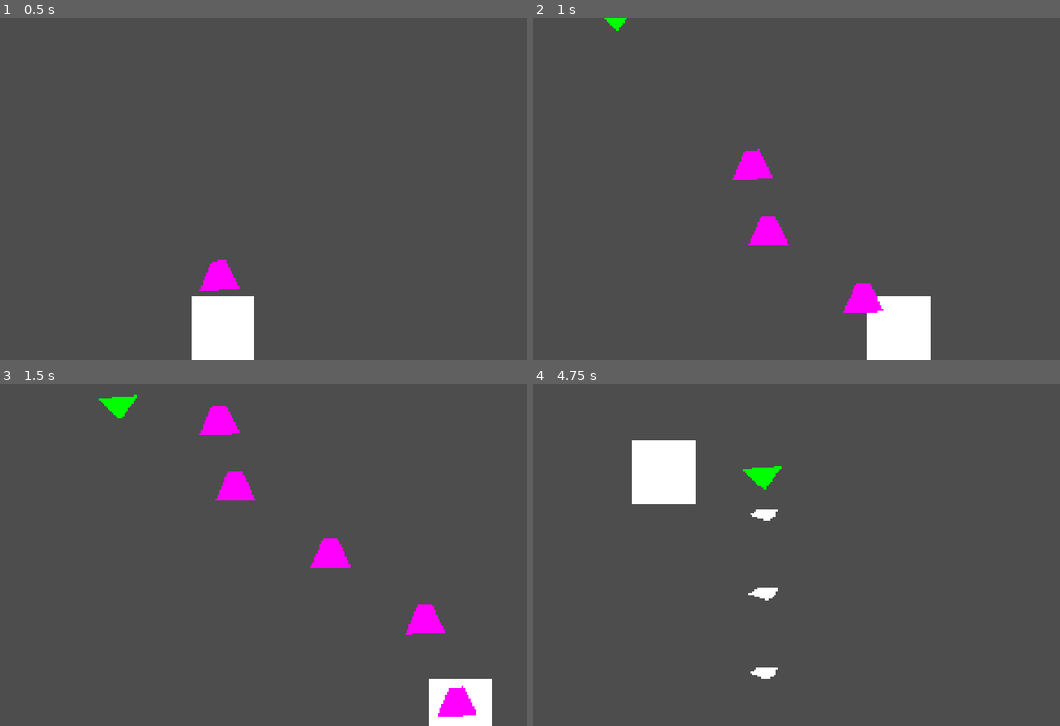
Above: before the commit, frames 1-4 (two rows, left to right).
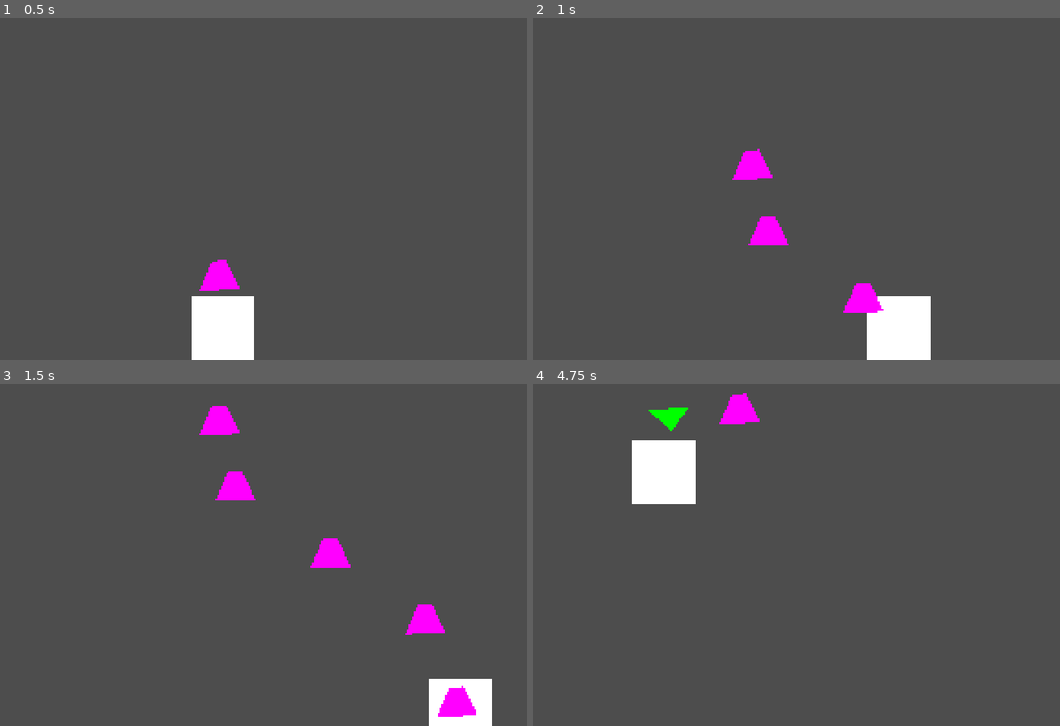
Above: after the commit, the same moments.

Repository: cN3rd/ggj2026
Game: Godot game, scene res://main.tscn
Same seed, same stepped clock (60 frames per second), same inputs: the game is played once before the commit and once after it.
Inputs:
- Up to frame 1 (0.5 s): no input
- Up to frame 2 (1 s): hold D (right) from 0.53 s (still down)
- Up to frame 3 (1.5 s): release D (right) at 1.28 s; hold S (down) from 1.28 s (still down)
- Up to frame 4 (4.75 s): release S (down) at 2.03 s; hold D (right) 2.03-2.78 s; hold W (up) 2.78-3.53 s; hold A (left) from 3.53 s (still down)

Frame 1 is identical in both runs. In frame 2, less than 0.1% of the frame differs, in the area x 13-18%, y 0-4%; in frame 3, 0.3%; in frame 4, 1.3%, in the area x 21-48%, y 2-87%.

Commit message:
Enemy inactive before spawn

Diff:
--- a/main.tscn
+++ b/main.tscn
@@ -29,7 +29,7 @@
 
 [sub_resource type="Animation" id="Animation_7mycd"]
 resource_name = "level"
-length = 10.0
+length = 13.0
 step = 0.1
 tracks/0/type = "value"
 tracks/0/imported = false
@@ -38,10 +38,10 @@
 tracks/0/interp = 1
 tracks/0/loop_wrap = true
 tracks/0/keys = {
-"times": PackedFloat32Array(0, 3.05, 6.03, 10),
-"transitions": PackedFloat32Array(1, 1, 1, 1),
+"times": PackedFloat32Array(0, 3, 6.05, 9.030001, 13),
+"transitions": PackedFloat32Array(1, 1, 1, 1, 1),
 "update": 0,
-"values": [Vector2(294, -152), Vector2(984, 287), Vector2(984, 287), Vector2(2082, 394)]
+"values": [Vector2(294, -152), Vector2(294, -152), Vector2(984, 287), Vector2(984, 287), Vector2(2082, 394)]
 }
 tracks/1/type = "method"
 tracks/1/imported = false
@@ -50,9 +50,12 @@
 tracks/1/interp = 1
 tracks/1/loop_wrap = true
 tracks/1/keys = {
-"times": PackedFloat32Array(3.5, 4, 4.5, 5, 5.5),
-"transitions": PackedFloat32Array(1, 1, 1, 1, 1),
+"times": PackedFloat32Array(3, 6.5, 7, 7.5, 8, 8.5, 13),
+"transitions": PackedFloat32Array(1, 1, 1, 1, 1, 1, 1),
 "values": [{
+"args": [],
+"method": &"activate"
+}, {
 "args": [ExtResource("3_h2yge")],
 "method": &"shoot"
 }, {
@@ -67,6 +70,9 @@
 }, {
 "args": [ExtResource("3_h2yge")],
 "method": &"shoot"
+}, {
+"args": [],
+"method": &"queue_free"
 }]
 }
 
@@ -101,6 +107,8 @@
 [node name="shot_layer" type="Node2D" parent="." unique_id=1350823798]
 
 [node name="Enemy" type="Node2D" parent="." unique_id=1007943156 node_paths=PackedStringArray("shot_layer")]
+process_mode = 4
+visible = false
 position = Vector2(984, 287)
 script = ExtResource("4_lquwl")
 health = 8
--- a/scripts/enemy.gd
+++ b/scripts/enemy.gd
@@ -6,12 +6,12 @@
 
 
 var killed : bool = false
-
+var active : bool = false
 
 
 # Called when the node enters the scene tree for the first time.
 func _ready() -> void:
-	$Area2D.area_entered.connect(_on_area_entered)
+	area_2d.area_entered.connect(_on_area_entered)
 
 
 func shoot(shot: PackedScene) -> void:
@@ -21,9 +21,13 @@
 	shotInstance.position = shot_layer.to_local(self.global_position)
 	shot_layer.add_child(shotInstance)
 
+func activate() -> void:
+	active = true
+	visible = true
+	process_mode = Node.PROCESS_MODE_INHERIT
 
 func _on_area_entered(area: Area2D) -> void:
-	if killed:
+	if killed || !active:
 		return
 	var shot: Shot = area.get_parent() as Shot
 	if shot == null:
